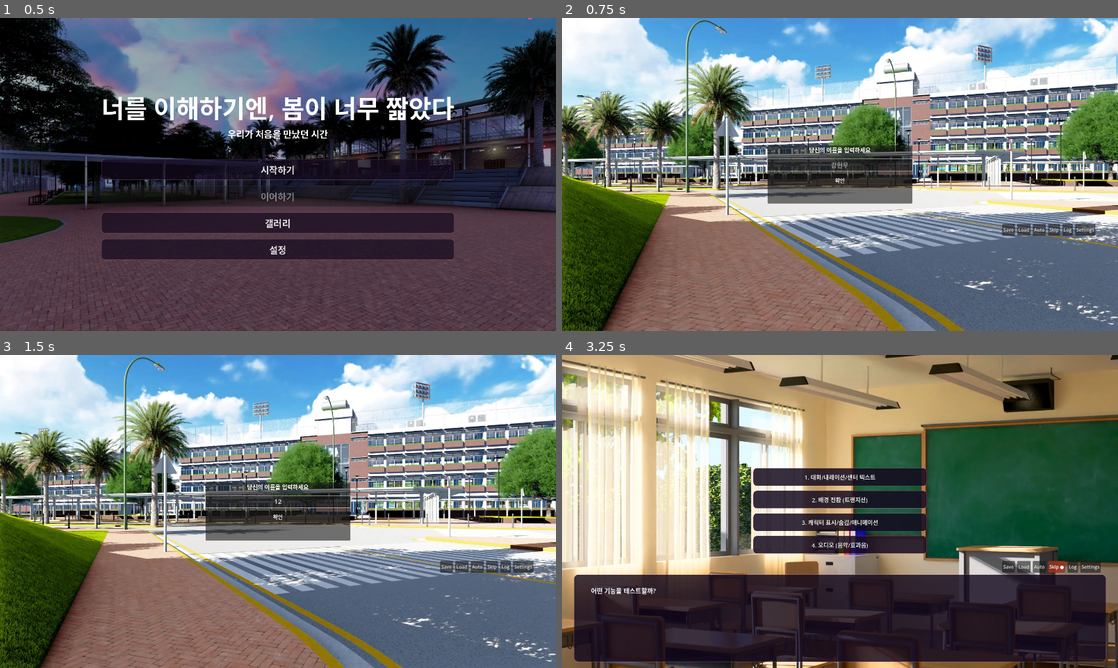
Above: before the commit, frames 1-4 (two rows, left to right).
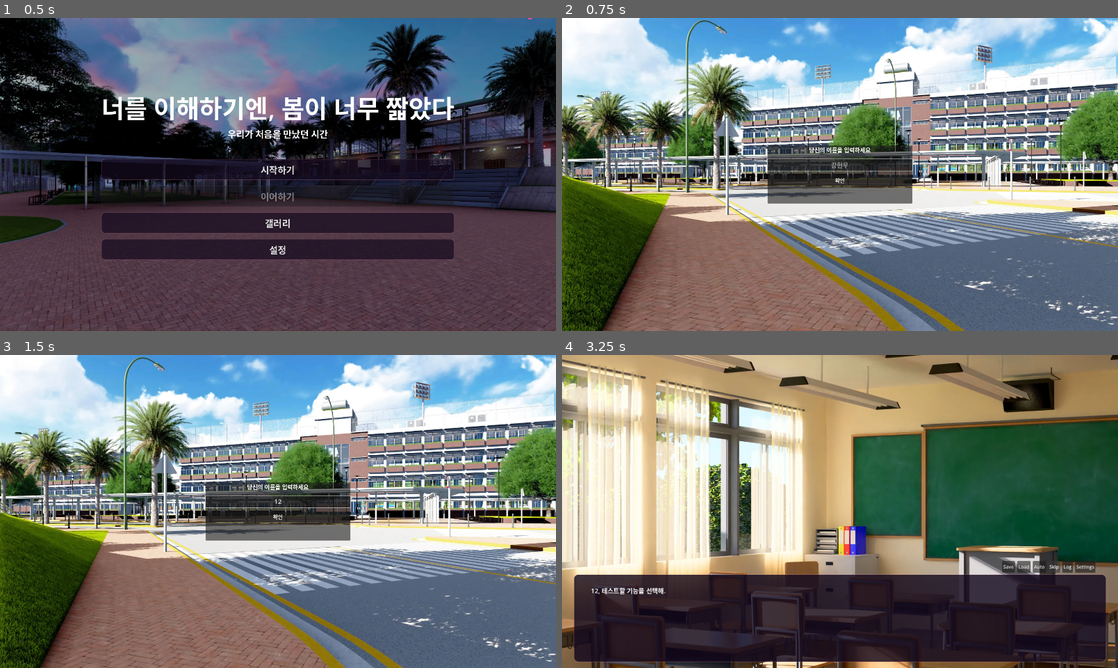
Above: after the commit, the same moments.

Repository: fomula91/godot-m
Game: Godot game, scene res://scenes/title_screen.tscn
Two runs of this game, one before a commit and one after it. Both use one fixed random seed, a clock stepped at 60 frames per second and the inputs below.
Inputs (mouse positions are in pixels of both pictures, inside the frame that each line leads up to):
- Up to frame 1 (0.5 s): no input
- Up to frame 2 (0.75 s): click "시작하기" at 0.5 s
- Up to frame 3 (1.5 s): click (278, 502) at 1.27 s; type "12" at 1.35 s
- Up to frame 4 (3.25 s): click "확인" at 2 s; click (1056, 567) at 2.75 s, where only the run before the commit has a clickable "Skip"

Frame 1 is identical in both runs. In frame 2, 0.5% of the frame differs, in the area x 79-96%, y 65-70%; in frame 3, 0.5%; in frame 4, 7.5%, in the area x 5-97%, y 36-77%.

Commit message:
Update session tracking in memory.json and enhance QuickMenu visibility management in main_scene.gd. Introduce input dialog signals in overlay_controller.gd for better UI interaction handling.

Diff:
--- a/scenes/controller/overlay_controller.gd
+++ b/scenes/controller/overlay_controller.gd
@@ -1,5 +1,8 @@
 extends CanvasLayer
 ## OverlayLayer 컨트롤러 - 페이드 전환, 입력 다이얼로그, 거리감 알림
+
+signal input_dialog_shown
+signal input_dialog_hidden
 
 # 노드 참조
 @onready var transition_rect: ColorRect = $TransitionRect
@@ -69,6 +72,7 @@
 	input_warning.visible = false
 	input_dialog.visible = true
 	input_field.grab_focus()
+	input_dialog_shown.emit()
 
 func _on_input_confirm() -> void:
 	var text := input_field.text.strip_edges()
@@ -78,6 +82,7 @@
 			return
 		text = _default_name
 	input_dialog.visible = false
+	input_dialog_hidden.emit()
 	StoryManager.on_input_completed(text)
 
 # === Affinity Hint ===
--- a/scenes/main_scene.gd
+++ b/scenes/main_scene.gd
@@ -45,6 +45,11 @@
 func _connect_ui_signals() -> void:
 	auto_timer.timeout.connect(_on_auto_timeout)
 	dialogue_layer.typing_finished.connect(_on_typing_finished)
+
+	# QuickMenu 숨김/복원 (InputDialog, CenteredText)
+	$OverlayLayer.input_dialog_shown.connect(func(): quick_menu.visible = false)
+	$OverlayLayer.input_dialog_hidden.connect(func(): if not _distraction_free: quick_menu.visible = true)
+	StoryManager.centered_requested.connect(func(_t): quick_menu.visible = false)
 
 	# Quick menu
 	$UILayer/QuickMenu/SaveBtn.pressed.connect(_quick_save)
@@ -120,6 +125,8 @@
 	if dialogue_layer.is_centered_visible():
 		AudioManager.play_ui_click()
 		dialogue_layer.hide_centered()
+		if not _distraction_free:
+			quick_menu.visible = true
 		StoryManager.advance()
 		return
 
Not shown, changed: .bkit/state/memory.json
